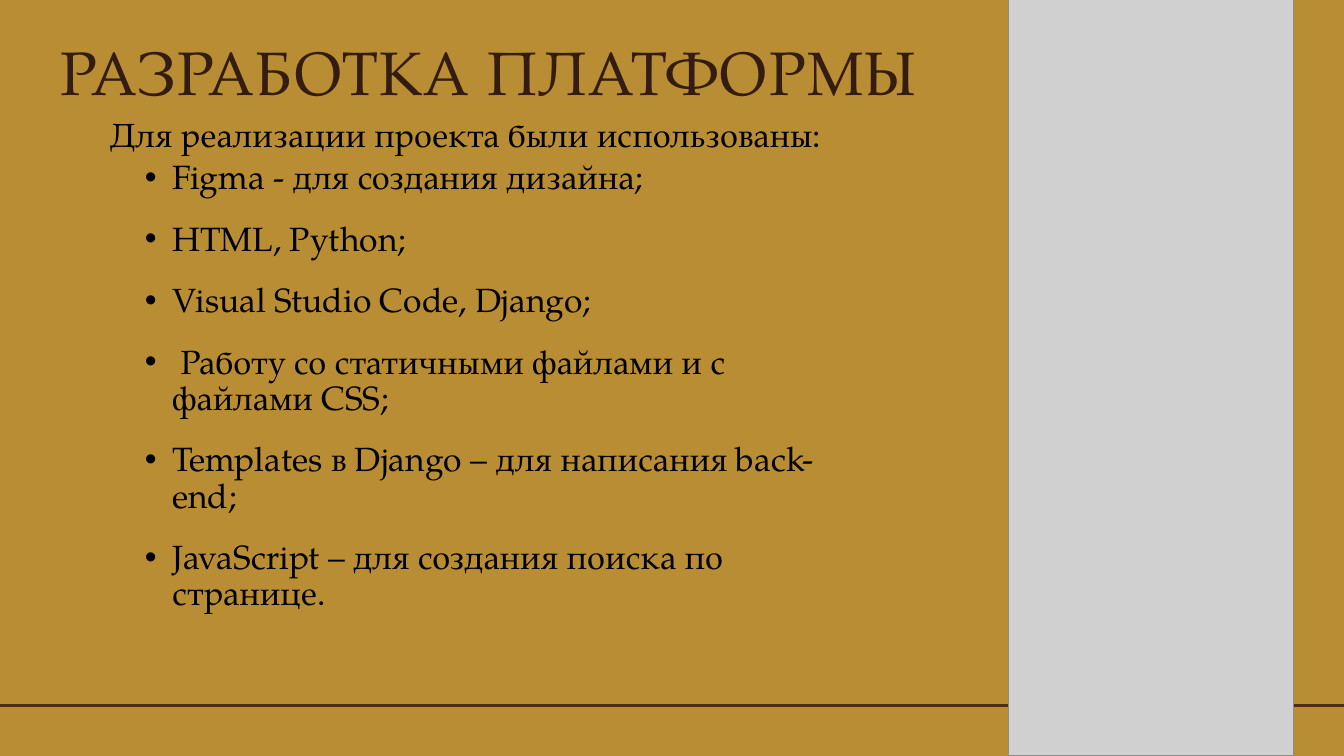
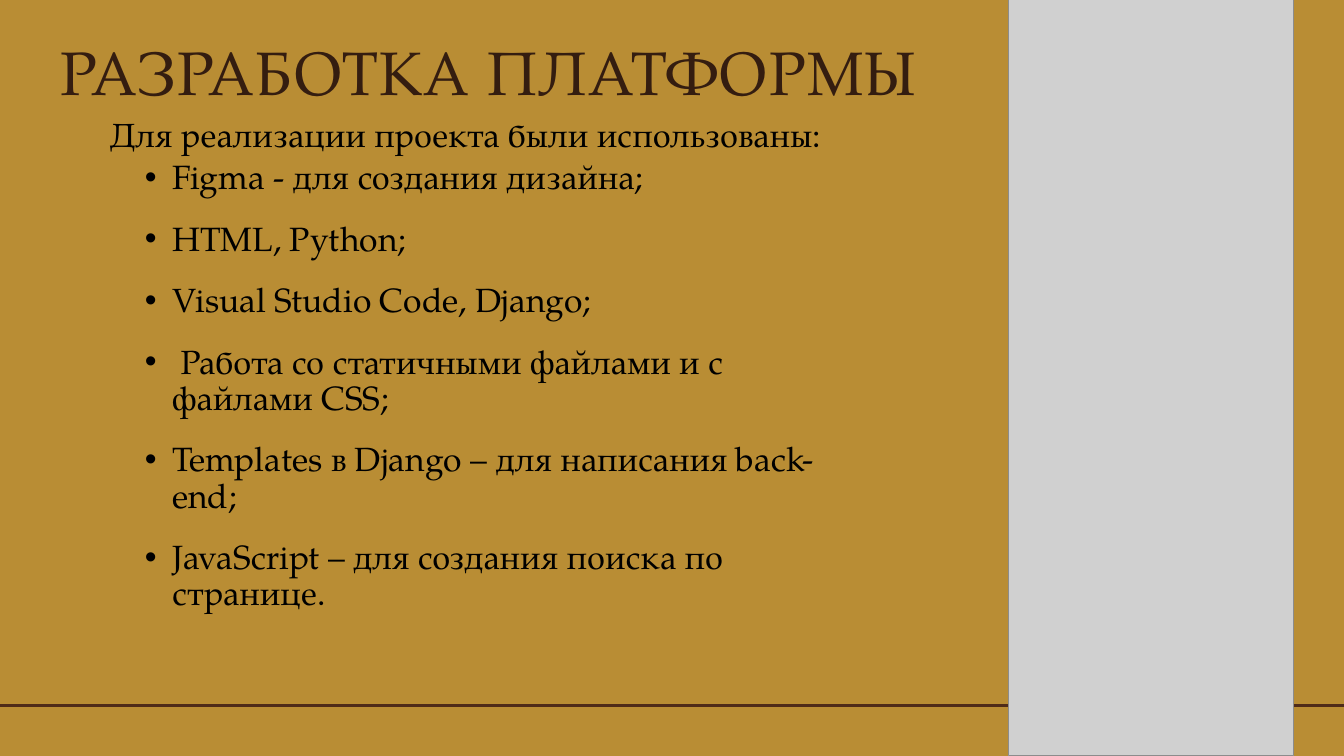
Before and after one commit to sarkisovaani/shareabook, a slide deck: slide 6 of SHAREABOOK ПРЕЗА.pptx. Drawn at 1344x756 pixels with LibreOffice and Linux fonts; fonts in the diff are those of the drawing; grey boxes stand for pictures. Boxes give left, top, right and bottom in pixels: in the first picture for what was removed or moved away, otherwise in the second. Text is boxed around its words. In the diff, an @@ line names an element or a change of style, - is before the commit and + after.

```diff
--- a/SHAREABOOK ПРЕЗА.pptx
+++ b/SHAREABOOK ПРЕЗА.pptx
@@ text at (172, 350, 723, 419): text changed @@
-• Работу со статичными файлами и с файлами CSS;
+• Работа со статичными файлами и с файлами CSS;
```
Also in this commit, not shown: 1 slide added, 1 slide removed.
